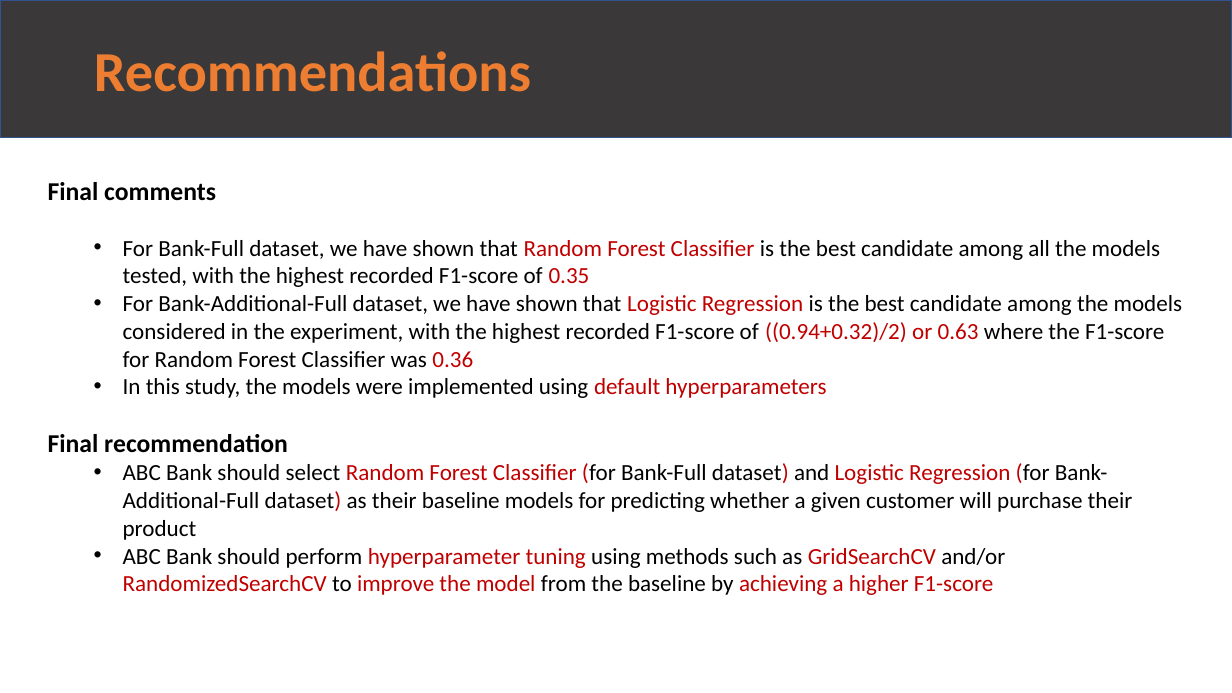
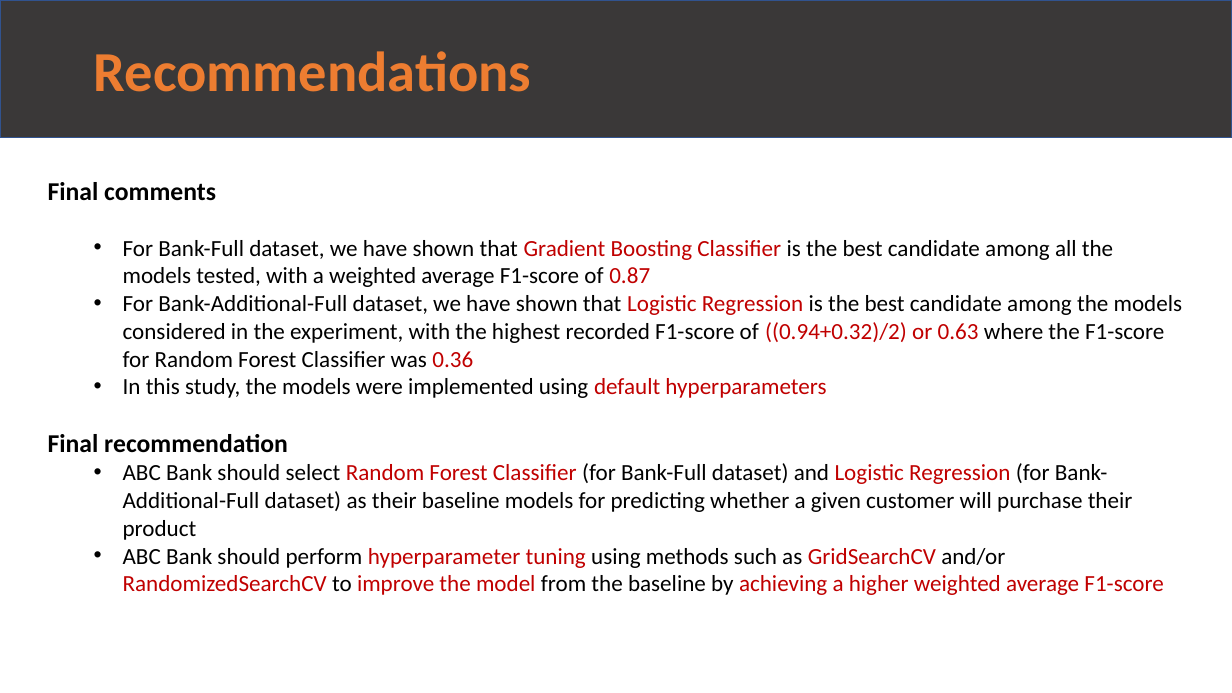
Before and after one commit to rirumel/data_science_bank_marketing_Campaign, a slide deck: slide 12 of presentation/week13_final_presentation.pptx. Drawn at 1232x693 pixels with LibreOffice and Linux fonts; fonts in the diff are those of the drawing. Boxes give left, top, right and bottom in pixels: in the first picture for what was removed or moved away, otherwise in the second. Text is boxed around its words. In the diff, an @@ line names an element or a change of style, - is before the commit and + after.

```diff
--- a/presentation/week13_final_presentation.pptx
+++ b/presentation/week13_final_presentation.pptx
@@ text at bbox=[123, 240, 1113, 287]: text changed @@
-  • For Bank-Full dataset, we have shown that Random Forest Classifier is the best candidate among all the models tested, with the highest recorded F1-score of 0.35
+  • For Bank-Full dataset, we have shown that Gradient Boosting Classifier is the best candidate among all the models tested, with a weighted average F1-score of 0.87
@@ text at bbox=[123, 463, 1133, 540]: text colour #C00000 to #000000 in "(for dataset) (for dataset)" @@
@@ text at bbox=[123, 548, 1163, 595]: text changed @@
-  • ABC Bank should perform hyperparameter tuning using methods such as GridSearchCV and/or RandomizedSearchCV to improve the model from the baseline by achieving a higher F1-score
+  • ABC Bank should perform hyperparameter tuning using methods such as GridSearchCV and/or RandomizedSearchCV to improve the model from the baseline by achieving a higher weighted average F1-score
```
Also in this commit, not shown: 1 other slide changed.
